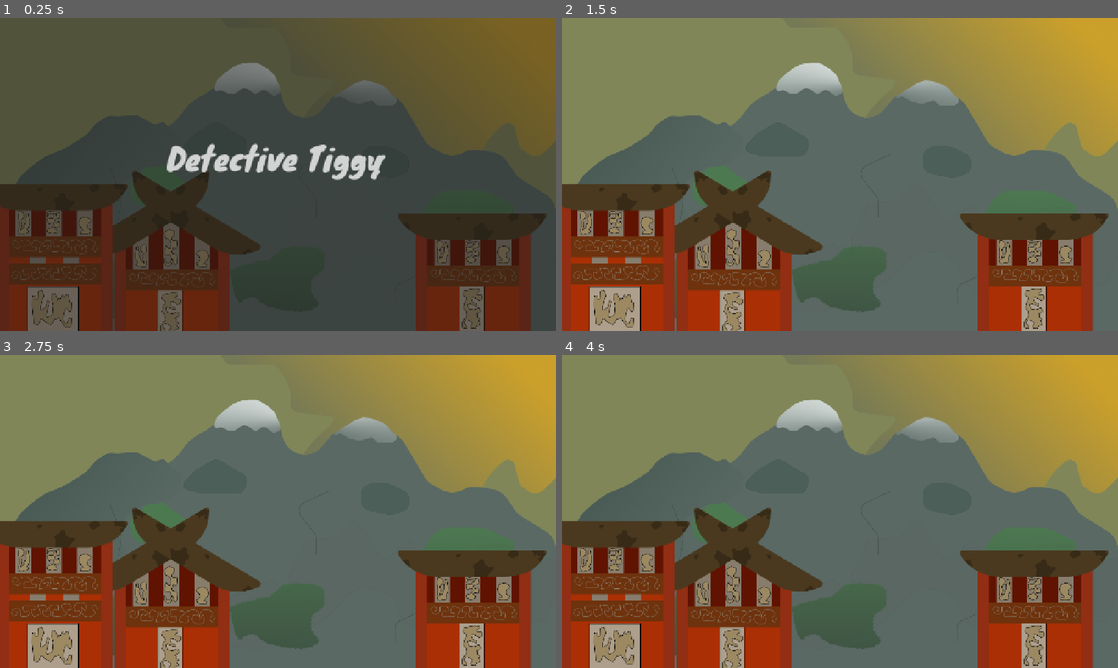
Above: before the commit, frames 1-4 (two rows, left to right).
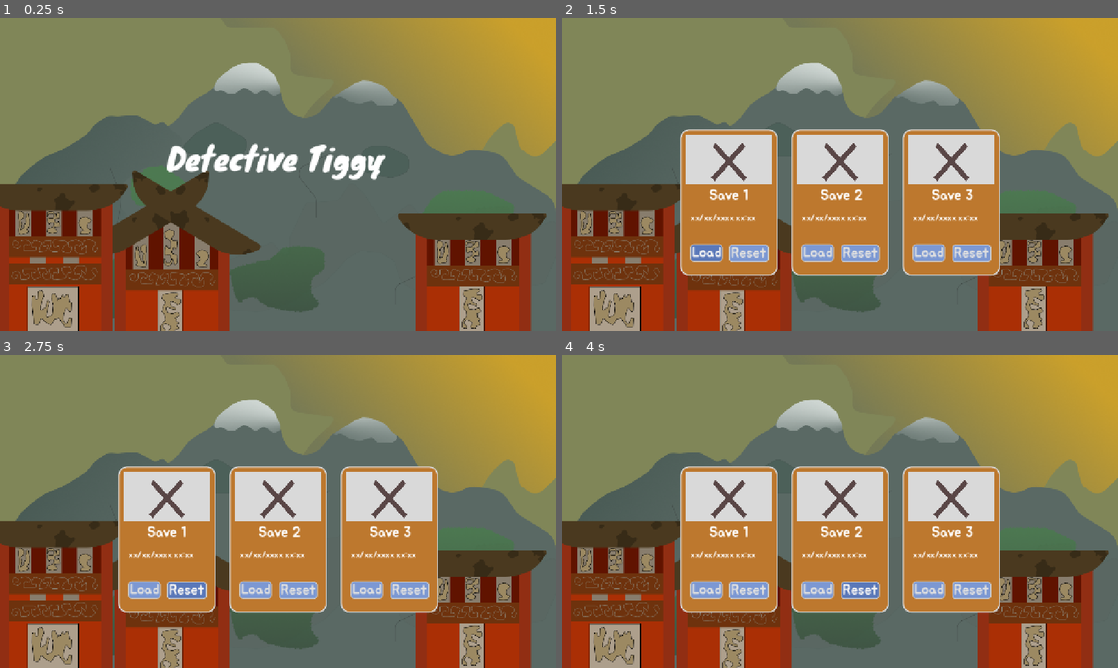
Above: after the commit, the same moments.

Repository: justvishy12/Detective-Tiggy
Game: Godot game, scene res://scenes/loading.tscn
Same seed, same stepped clock (60 frames per second), same inputs: the game is played once before the commit and once after it. The project has no main scene, so this scene is started directly.
Inputs (mouse positions are in pixels of both pictures, inside the frame that each line leads up to):
- Up to frame 1 (0.25 s): no input
- Up to frame 2 (1.5 s): tap Enter (ui_accept) at 0.5, 0.77 s; move the mouse to (962, 158) at 0.52 s; hold Right 0.53-1.25 s; tap Alt at 0.6 s; click (962, 158) at 0.67 s; click (706, 252) at 1.25 s, where only the run after the commit has a clickable "Load"
- Up to frame 3 (2.75 s): click (189, 589) at 2 s, where only the run after the commit has a clickable "Reset"
- Up to frame 4 (4 s): click (817, 589) at 2.75 s, where only the run after the commit has a clickable "Load"; click (862, 589) at 3.5 s, where only the run after the commit has a clickable "Reset"

The runs differ from the first frame. In frame 1, 93% of the frame differs, in the area x 0-100%, y 0-100%; in frame 2, 24%; in frame 3, 24%; in frame 4, 24%.

Commit message:
Loading Scene
Working On loading scene, making functional, and setting up.

Diff:
--- a/tigy-moves/scenes/loading.tscn
+++ b/tigy-moves/scenes/loading.tscn
@@ -2,14 +2,50 @@
 
 [ext_resource type="Script" uid="uid://x36xwexs5lc6" path="res://scripts/loading.gd" id="1_dhqfv"]
 [ext_resource type="Texture2D" uid="uid://wp7bosu7r8vb" path="res://assets/BG.png" id="2_101rs"]
+[ext_resource type="Texture2D" uid="uid://bhshux2gcwh6n" path="res://assets/txture plc holder.png" id="3_2ytni"]
 [ext_resource type="FontFile" uid="uid://c8cq5t5m3i67" path="res://fonts/Knewave/Knewave-Regular.ttf" id="3_yt702"]
+[ext_resource type="FontFile" uid="uid://ck8vhdjjmp7sf" path="res://fonts/Jua-Regular.ttf" id="4_nxo4k"]
+
+[sub_resource type="StyleBoxFlat" id="StyleBoxFlat_ldxs4"]
+bg_color = Color(0.7408053, 0.47139567, 0.18141362, 1)
+border_width_left = 3
+border_width_top = 3
+border_width_right = 3
+border_width_bottom = 3
+border_color = Color(0.8431838, 0.8431839, 0.84318364, 1)
+corner_radius_top_left = 20
+corner_radius_top_right = 20
+corner_radius_bottom_right = 20
+corner_radius_bottom_left = 20
+
+[sub_resource type="StyleBoxFlat" id="StyleBoxFlat_0kpj8"]
+bg_color = Color(0.4843766, 0.5969794, 0.82723457, 1)
+border_width_left = 2
+border_width_top = 2
+border_width_right = 2
+border_width_bottom = 2
+corner_radius_top_left = 7
+corner_radius_top_right = 7
+corner_radius_bottom_right = 7
+corner_radius_bottom_left = 7
+
+[sub_resource type="StyleBoxFlat" id="StyleBoxFlat_w173s"]
+bg_color = Color(0.35479546, 0.47131866, 0.72409207, 1)
+border_width_left = 2
+border_width_top = 2
+border_width_right = 2
+border_width_bottom = 2
+corner_radius_top_left = 7
+corner_radius_top_right = 7
+corner_radius_bottom_right = 7
+corner_radius_bottom_left = 7
 
 [sub_resource type="Animation" id="Animation_2ytni"]
 length = 0.001
 tracks/0/type = "value"
 tracks/0/imported = false
 tracks/0/enabled = true
-tracks/0/path = NodePath("blur:modulate")
+tracks/0/path = NodePath("Loading:modulate")
 tracks/0/interp = 1
 tracks/0/loop_wrap = true
 tracks/0/keys = {
@@ -33,17 +69,18 @@
 
 [sub_resource type="Animation" id="Animation_nxo4k"]
 resource_name = "fade out"
+length = 1.4
 tracks/0/type = "value"
 tracks/0/imported = false
 tracks/0/enabled = true
-tracks/0/path = NodePath("blur:modulate")
+tracks/0/path = NodePath("Loading:modulate")
 tracks/0/interp = 1
 tracks/0/loop_wrap = true
 tracks/0/keys = {
-"times": PackedFloat32Array(0, 1),
+"times": PackedFloat32Array(1, 1.4),
 "transitions": PackedFloat32Array(1, 1),
 "update": 0,
-"values": [Color(1, 1, 1, 1), Color(1, 1, 1, 0)]
+"values": [Color(1, 1, 1, 0), Color(1, 1, 1, 1)]
 }
 tracks/1/type = "value"
 tracks/1/imported = false
@@ -52,10 +89,10 @@
 tracks/1/interp = 1
 tracks/1/loop_wrap = true
 tracks/1/keys = {
-"times": PackedFloat32Array(0, 1),
-"transitions": PackedFloat32Array(1, 1),
+"times": PackedFloat32Array(0, 0.56666666, 1),
+"transitions": PackedFloat32Array(1, 1, 1),
 "update": 0,
-"values": [Color(1, 1, 1, 1), Color(1, 1, 1, 0)]
+"values": [Color(1, 1, 1, 1), Color(1, 1, 1, 1), Color(1, 1, 1, 0)]
 }
 
 [sub_resource type="AnimationLibrary" id="AnimationLibrary_c856a"]
@@ -71,11 +108,222 @@
 position = Vector2(640, 360)
 texture = ExtResource("2_101rs")
 
-[node name="blur" type="Panel" parent="." unique_id=761087844]
+[node name="Loading" type="Panel" parent="." unique_id=761087844]
+self_modulate = Color(1, 1, 1, 0)
 offset_left = -7.0
 offset_top = -12.0
 offset_right = 1300.0
 offset_bottom = 737.0
+
+[node name="Save1" type="Panel" parent="Loading" unique_id=406493434]
+layout_mode = 0
+offset_left = 279.0
+offset_top = 268.0
+offset_right = 504.0
+offset_bottom = 605.0
+theme_override_styles/panel = SubResource("StyleBoxFlat_ldxs4")
+
+[node name="Thumbnail" type="TextureRect" parent="Loading/Save1" unique_id=254553883]
+layout_mode = 0
+offset_left = 12.0
+offset_top = 11.0
+offset_right = 212.0
+offset_bottom = 128.0
+texture = ExtResource("3_2ytni")
+expand_mode = 1
+
+[node name="load1" type="Button" parent="Loading/Save1" unique_id=1860608820]
+layout_mode = 0
+offset_left = 23.0
+offset_top = 264.0
+offset_right = 98.0
+offset_bottom = 305.0
+theme_override_fonts/font = ExtResource("4_nxo4k")
+theme_override_font_sizes/font_size = 32
+theme_override_styles/normal = SubResource("StyleBoxFlat_0kpj8")
+theme_override_styles/hover = SubResource("StyleBoxFlat_w173s")
+text = "Load"
+
+[node name="reset1" type="Button" parent="Loading/Save1" unique_id=1833608587]
+layout_mode = 0
+offset_left = 112.0
+offset_top = 265.0
+offset_right = 204.0
+offset_bottom = 306.0
+theme_override_fonts/font = ExtResource("4_nxo4k")
+theme_override_font_sizes/font_size = 32
+theme_override_styles/normal = SubResource("StyleBoxFlat_0kpj8")
+theme_override_styles/hover = SubResource("StyleBoxFlat_w173s")
+text = "Reset"
+
+[node name="Label" type="Label" parent="Loading/Save1" unique_id=1613148002]
+layout_mode = 0
+offset_left = 67.0
+offset_top = 136.0
+offset_right = 158.0
+offset_bottom = 169.0
+theme_override_fonts/font = ExtResource("4_nxo4k")
+theme_override_font_sizes/font_size = 32
+text = "Save 1"
+
+[node name="HBoxContainer" type="HBoxContainer" parent="Loading/Save1" unique_id=529756152]
+layout_mode = 0
+offset_left = 24.0
+offset_top = 184.0
+offset_right = 195.0
+offset_bottom = 224.0
+
+[node name="date" type="Label" parent="Loading/Save1/HBoxContainer" unique_id=2131306785]
+layout_mode = 2
+theme_override_fonts/font = ExtResource("4_nxo4k")
+theme_override_font_sizes/font_size = 20
+text = "xx/xx/xxxx"
+
+[node name="time" type="Label" parent="Loading/Save1/HBoxContainer" unique_id=481307851]
+layout_mode = 2
+theme_override_fonts/font = ExtResource("4_nxo4k")
+theme_override_font_sizes/font_size = 20
+text = "xx:xx"
+
+[node name="Save2" type="Panel" parent="Loading" unique_id=15726205]
+layout_mode = 0
+offset_left = 535.0
+offset_top = 268.0
+offset_right = 760.0
+offset_bottom = 605.0
+theme_override_styles/panel = SubResource("StyleBoxFlat_ldxs4")
+
+[node name="Thumbnail" type="TextureRect" parent="Loading/Save2" unique_id=1208371018]
+layout_mode = 0
+offset_left = 12.0
+offset_top = 11.0
+offset_right = 212.0
+offset_bottom = 128.0
+texture = ExtResource("3_2ytni")
+expand_mode = 1
+
+[node name="load2" type="Button" parent="Loading/Save2" unique_id=443863939]
+layout_mode = 0
+offset_left = 23.0
+offset_top = 264.0
+offset_right = 98.0
+offset_bottom = 305.0
+theme_override_fonts/font = ExtResource("4_nxo4k")
+theme_override_font_sizes/font_size = 32
+theme_override_styles/normal = SubResource("StyleBoxFlat_0kpj8")
+theme_override_styles/hover = SubResource("StyleBoxFlat_w173s")
+text = "Load"
+
+[node name="reset2" type="Button" parent="Loading/Save2" unique_id=1106438644]
+layout_mode = 0
+offset_left = 114.0
+offset_top = 265.0
+offset_right = 203.0
+offset_bottom = 306.0
+theme_override_fonts/font = ExtResource("4_nxo4k")
+theme_override_font_sizes/font_size = 32
+theme_override_styles/normal = SubResource("StyleBoxFlat_0kpj8")
+theme_override_styles/hover = SubResource("StyleBoxFlat_w173s")
+text = "Reset"
+
+[node name="Label" type="Label" parent="Loading/Save2" unique_id=140969123]
+layout_mode = 0
+offset_left = 67.0
+offset_top = 136.0
+offset_right = 158.0
+offset_bottom = 169.0
+theme_override_fonts/font = ExtResource("4_nxo4k")
+theme_override_font_sizes/font_size = 32
+text = "Save 2"
+
+[node name="HBoxContainer" type="HBoxContainer" parent="Loading/Save2" unique_id=1725393206]
+layout_mode = 0
+offset_left = 24.0
+offset_top = 184.0
+offset_right = 195.0
+offset_bottom = 224.0
+
+[node name="date" type="Label" parent="Loading/Save2/HBoxContainer" unique_id=8162890]
+layout_mode = 2
+theme_override_fonts/font = ExtResource("4_nxo4k")
+theme_override_font_sizes/font_size = 20
+text = "xx/xx/xxxx"
+
+[node name="time" type="Label" parent="Loading/Save2/HBoxContainer" unique_id=1823163082]
+layout_mode = 2
+theme_override_fonts/font = ExtResource("4_nxo4k")
+theme_override_font_sizes/font_size = 20
+text = "xx:xx"
+
+[node name="Save3" type="Panel" parent="Loading" unique_id=887728351]
+layout_mode = 0
+offset_left = 791.0
+offset_top = 268.0
+offset_right = 1016.0
+offset_bottom = 605.0
+theme_override_styles/panel = SubResource("StyleBoxFlat_ldxs4")
+
+[node name="Thumbnail" type="TextureRect" parent="Loading/Save3" unique_id=1826739667]
+layout_mode = 0
+offset_left = 12.0
+offset_top = 11.0
+offset_right = 212.0
+offset_bottom = 128.0
+texture = ExtResource("3_2ytni")
+expand_mode = 1
+
+[node name="load3" type="Button" parent="Loading/Save3" unique_id=2019779821]
+layout_mode = 0
+offset_left = 23.0
+offset_top = 264.0
+offset_right = 98.0
+offset_bottom = 305.0
+theme_override_fonts/font = ExtResource("4_nxo4k")
+theme_override_font_sizes/font_size = 32
+theme_override_styles/normal = SubResource("StyleBoxFlat_0kpj8")
+theme_override_styles/hover = SubResource("StyleBoxFlat_w173s")
+text = "Load"
+
+[node name="reset3" type="Button" parent="Loading/Save3" unique_id=1754760667]
+layout_mode = 0
+offset_left = 114.0
+offset_top = 265.0
+offset_right = 204.0
+offset_bottom = 306.0
+theme_override_fonts/font = ExtResource("4_nxo4k")
+theme_override_font_sizes/font_size = 32
+theme_override_styles/normal = SubResource("StyleBoxFlat_0kpj8")
+theme_override_styles/hover = SubResource("StyleBoxFlat_w173s")
+text = "Reset"
+
+[node name="Label" type="Label" parent="Loading/Save3" unique_id=1470732333]
+layout_mode = 0
+offset_left = 67.0
+offset_top = 136.0
+offset_right = 158.0
+offset_bottom = 169.0
+theme_override_fonts/font = ExtResource("4_nxo4k")
+theme_override_font_sizes/font_size = 32
+text = "Save 3"
+
+[node name="HBoxContainer" type="HBoxContainer" parent="Loading/Save3" unique_id=273990249]
+layout_mode = 0
+offset_left = 24.0
+offset_top = 184.0
+offset_right = 195.0
+offset_bottom = 224.0
+
+[node name="date" type="Label" parent="Loading/Save3/HBoxContainer" unique_id=635922065]
+layout_mode = 2
+theme_override_fonts/font = ExtResource("4_nxo4k")
+theme_override_font_sizes/font_size = 20
+text = "xx/xx/xxxx"
+
+[node name="time" type="Label" parent="Loading/Save3/HBoxContainer" unique_id=343608928]
+layout_mode = 2
+theme_override_fonts/font = ExtResource("4_nxo4k")
+theme_override_font_sizes/font_size = 20
+text = "xx:xx"
 
 [node name="Label" type="Label" parent="." unique_id=1717727455]
 offset_left = 384.0
@@ -88,3 +336,10 @@
 
 [node name="AnimationPlayer" type="AnimationPlayer" parent="." unique_id=766631484]
 libraries/ = SubResource("AnimationLibrary_c856a")
+
+[connection signal="pressed" from="Loading/Save1/load1" to="." method="_on_load_1_pressed"]
+[connection signal="pressed" from="Loading/Save1/reset1" to="." method="_on_reset_1_pressed"]
+[connection signal="pressed" from="Loading/Save2/load2" to="." method="_on_load_2_pressed"]
+[connection signal="pressed" from="Loading/Save2/reset2" to="." method="_on_reset_2_pressed"]
+[connection signal="pressed" from="Loading/Save3/load3" to="." method="_on_load_3_pressed"]
+[connection signal="pressed" from="Loading/Save3/reset3" to="." method="_on_reset_3_pressed"]
--- a/tigy-moves/scripts/loading.gd
+++ b/tigy-moves/scripts/loading.gd
@@ -4,3 +4,65 @@
 # Called when the node enters the scene tree for the first time.
 func _ready() -> void:
 	$AnimationPlayer.play("fade out")
+	SaveManager.current_slot = 0
+	refresh_slots()
+
+func refresh_slots():
+	for i in range(1, 4):
+		var slot = get_node("Loading/Save%d" % i)
+
+		var thumbnail = SaveManager.load_thumbnail(i)
+
+		if thumbnail:
+			slot.get_node("Thumbnail").texture = thumbnail
+		else:
+			slot.get_node("Thumbnail").texture = load("res://assets/txture plc holder.png")
+
+		var data = SaveManager.get_save_data(i)
+
+		if data:
+			var datetime = data["saved_at"].split("T")
+
+			var date = datetime[0].split("-")
+			var time = datetime[1].substr(0, 5)
+
+			slot.get_node("Container/Date").text = "%s/%s/%s" % [date[2], date[1], date[0]]
+			slot.get_node("Container/Time").text = time
+
+
+
+
+func _on_load_1_pressed() -> void:
+	SaveManager.current_slot = 1
+	if FileAccess.file_exists("user://save_1.json"):
+		SaveManager.load_game(1)
+	else:
+		get_tree().change_scene_to_file('res://scene/ship_sailing.tscn')
+
+
+func _on_load_2_pressed() -> void:
+	SaveManager.current_slot = 2
+	if FileAccess.file_exists("user://save_2.json"):
+		SaveManager.load_game(2)
+	else:
+		get_tree().change_scene_to_file('res://scene/ship_sailing.tscn')
+
+
+func _on_load_3_pressed() -> void:
+	SaveManager.current_slot = 3
+	if FileAccess.file_exists("user://save_3.json"):
+		SaveManager.load_game(3)
+	else:
+		get_tree().change_scene_to_file('res://scene/ship_sailing.tscn')
+
+
+func _on_reset_1_pressed() -> void:
+	pass # Replace with function body.
+
+
+func _on_reset_2_pressed() -> void:
+	pass # Replace with function body.
+
+
+func _on_reset_3_pressed() -> void:
+	pass # Replace with function body.
Binary file added: tigy-moves/assets/txture plc holder.png
Not shown, added: tigy-moves/assets/txture plc holder.png.import
